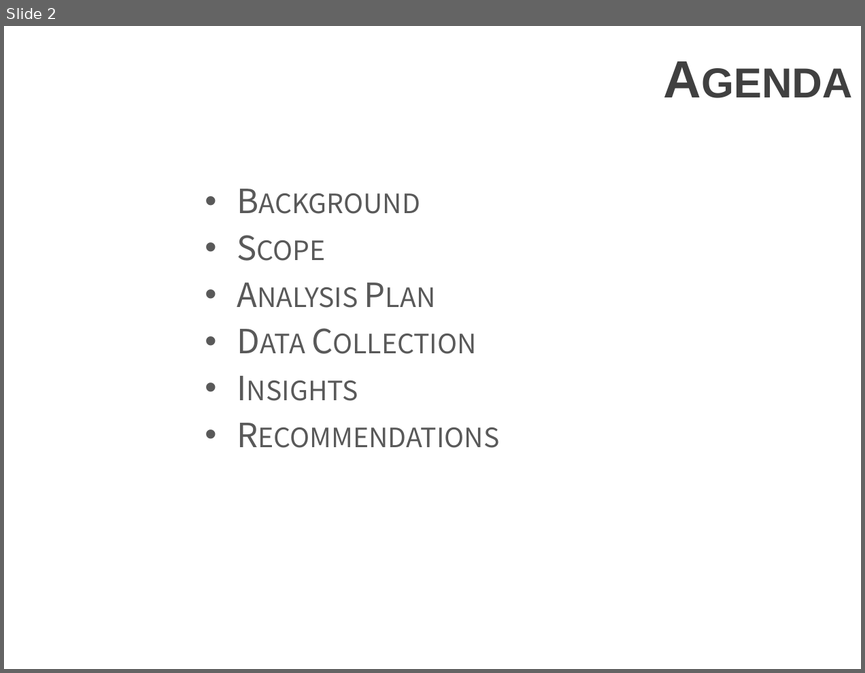
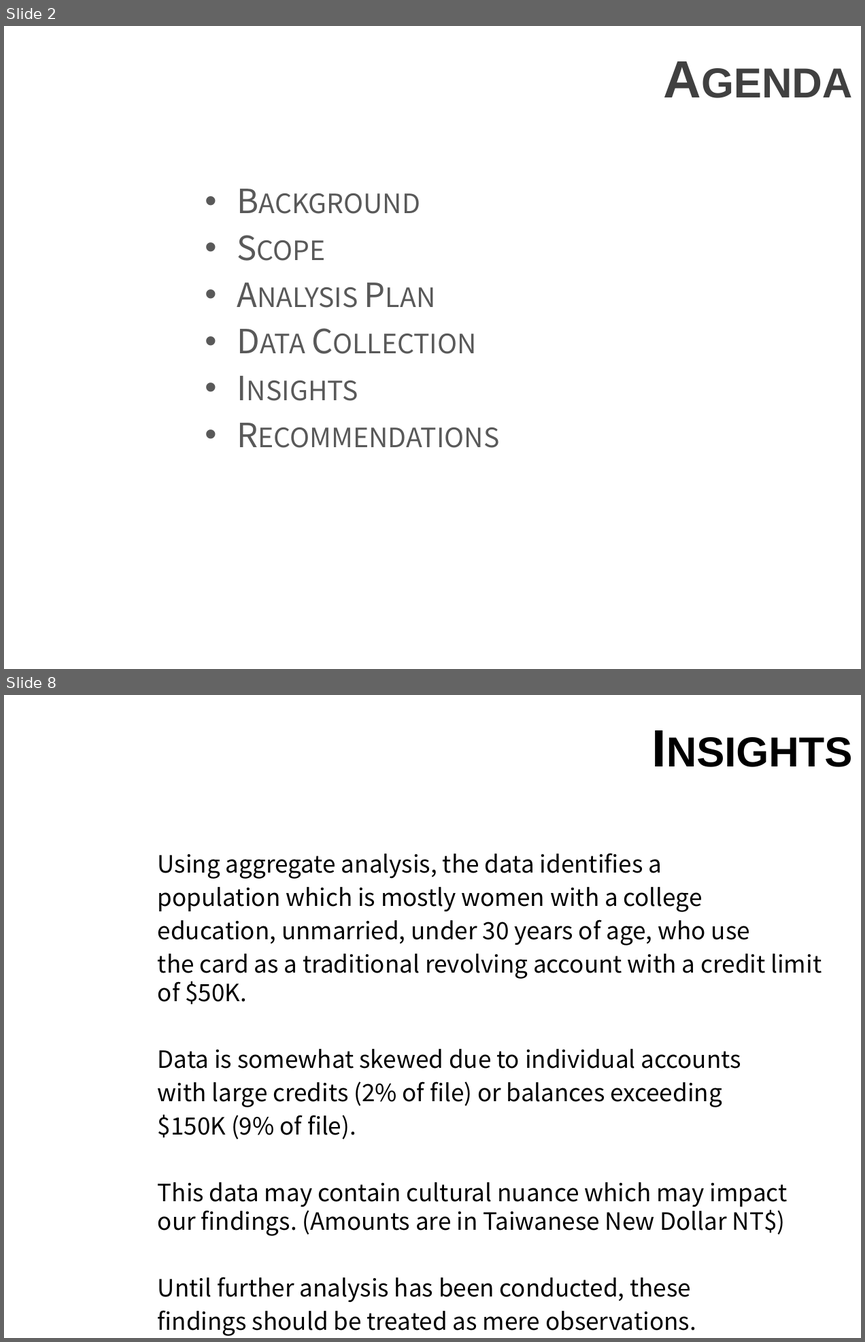
Before and after one commit to rjmclain1/DA1018UTA, a slide deck: C5T1_CreditOne.pptx. Shown one above the other, each under a label of ours: slide 2 before the commit, slides 2 and 8 after it; the slides between them are not shown. The pictures are 865x673 and 865x1342 pixels, drawn with LibreOffice and Linux fonts; fonts in the diff are those of the drawing; background and template pictures are left out. Boxes give left, top, right and bottom in pixels: in the first picture for what was removed or moved away, otherwise in the second. Text is boxed around its words. In the diff, an @@ line names an element or a change of style, - is before the commit and + after.

```diff
--- a/C5T1_CreditOne.pptx
+++ b/C5T1_CreditOne.pptx
@@ slide 8 added at [4,695,861,1338], background picture (left out) @@
@@ title added at [4,697,861,795], 44 pt, text #000000, bold, small capitals @@
+Insights
@@ text added at [158,853,821,1336], 20 pt, text #000000 @@
+Using aggregate analysis, the data identifies a
+population which is mostly women with a college
+education, unmarried, under 30 years of age, who use
+the card as a traditional revolving account with a credit limit of $50K.
+Data is somewhat skewed due to individual accounts
+with large credits (2% of file) or balances exceeding
+$150K (9% of file).
+This data may contain cultural nuance which may impact our findings. (Amounts are in Taiwanese New Dollar NT$)
+Until further analysis has been conducted, these
+findings should be treated as mere observations.
```
Also in this commit, not shown: 1 slide changed, 5 other slides added, 5 slides removed.
